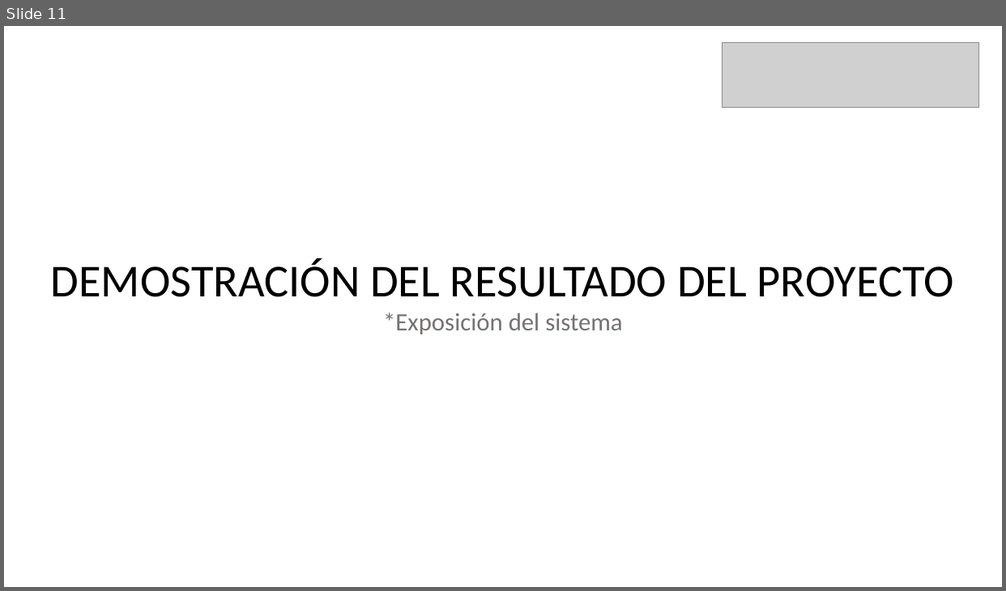
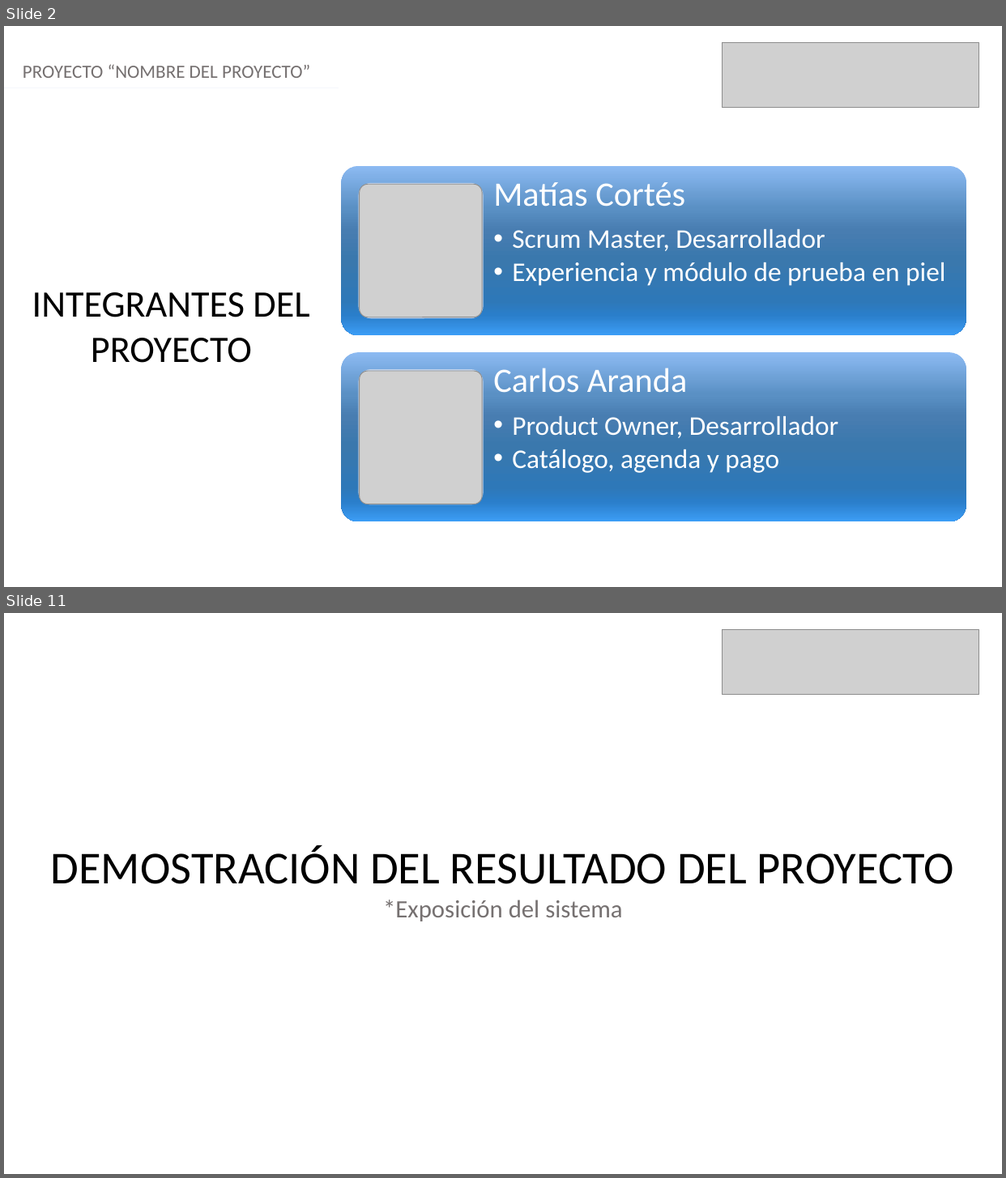
Before and after one commit to FelixCifuentesCid/Grupo14, a slide deck: Fase 2/Evidencias Proyecto/Presentación Proyecto.pptx. Shown one above the other, each under a label of ours: slide 11 before the commit, slides 2 and 11 after it; the slides between them are not shown. The pictures are 1006x591 and 1006x1178 pixels, drawn with LibreOffice and Linux fonts; fonts in the diff are those of the drawing; grey boxes stand for pictures. Boxes give left, top, right and bottom in pixels: in the first picture for what was removed or moved away, otherwise in the second. Text is boxed around its words. In the diff, an @@ line names an element or a change of style, - is before the commit and + after.

```diff
--- a/Fase 2/Evidencias Proyecto/Presentación Proyecto.pptx
+++ b/Fase 2/Evidencias Proyecto/Presentación Proyecto.pptx
@@ slide 2 added at [4,26,1002,587], background #FFFFFF @@
@@ picture added at [722,43,979,108] @@
@@ text added at [23,64,310,78], 18 pt, text #757070 @@
+PROYECTO “NOMBRE DEL PROYECTO”
@@ line added from (4, 88) to (339, 88), #F5F7FC 1.25 pt @@
@@ picture added at [360,184,483,318] @@
@@ text added at [32,292,309,363], 36 pt, text #000000 @@
+INTEGRANTES DEL PROYECTO
@@ group added at [342,166,967,523]: 4 rounded rectangles, 2 texts @@
+Matías Cortés
+  • Scrum Master, Desarrollador
+  • Experiencia y módulo de prueba en piel
+Carlos Aranda
+  • Product Owner, Desarrollador
+  • Catálogo, agenda y pago
@@ picture added at [360,371,483,505] @@
```
Also in this commit, not shown: 8 slides changed, 1 other slide added, 2 slides removed, 11 other files.
